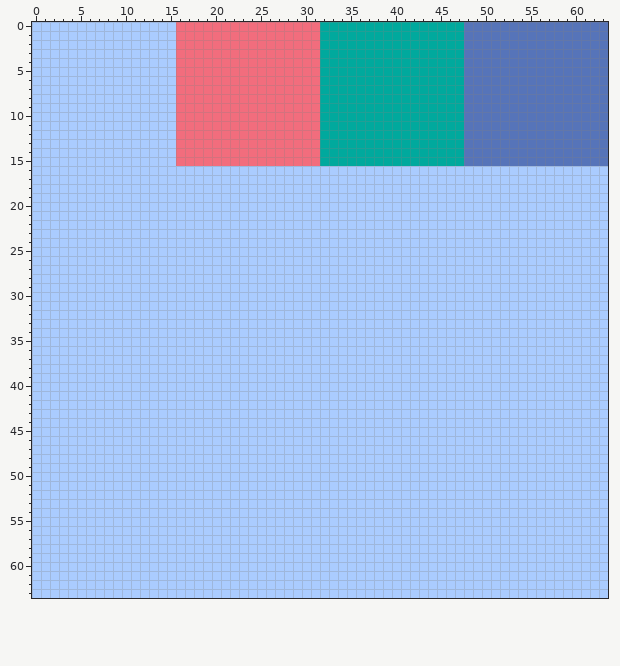
Pixel-art sprite: images/tileset-plain.png. Above: the version before the commit.
The file is 64x64 pixels.
After:
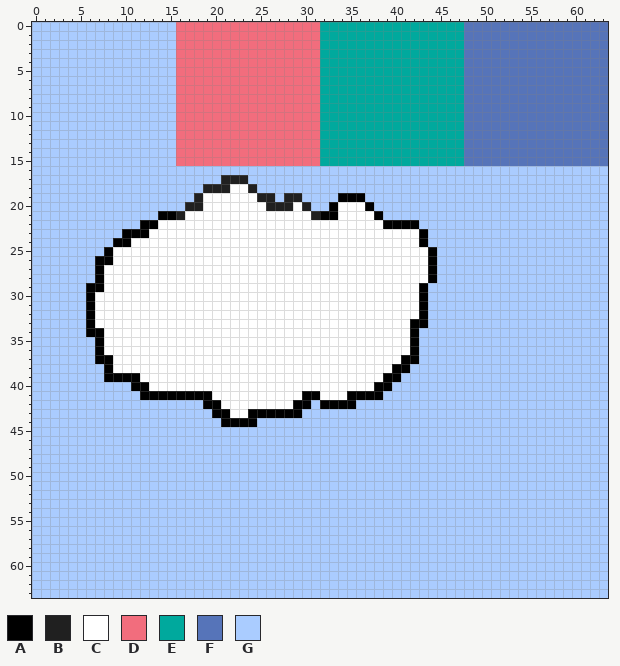
Palette (. is transparent): A #000000  B #202020  C #ffffff  D #f26d7d  E #00a99d  F #5674b9  G #aaccff
The edit:
Changed rows in their new state; - is an unchanged pixel.
first column x 6:
17 ---------------BBB---------------------
18 -------------BBBCCB--------------------
19 ------------BCCCCCCBB-BB----AAA--------
20 -----------BBCCCCCCCBBBCB--ACCCA-------
21 --------AABCCCCCCCCCCCCCCBAACCCCA------
22 ------AACCCCCCCCCCCCCCCCCCCCCCCCCAAAA--
23 ----AAACCCCCCCCCCCCCCCCCCCCCCCCCCCCCCA-
24 ---AACCCCCCCCCCCCCCCCCCCCCCCCCCCCCCCCA-
25 --ACCCCCCCCCCCCCCCCCCCCCCCCCCCCCCCCCCCA
26 -AACCCCCCCCCCCCCCCCCCCCCCCCCCCCCCCCCCCA
27 -ACCCCCCCCCCCCCCCCCCCCCCCCCCCCCCCCCCCCA
28 -ACCCCCCCCCCCCCCCCCCCCCCCCCCCCCCCCCCCCA
29 AACCCCCCCCCCCCCCCCCCCCCCCCCCCCCCCCCCCA-
30 ACCCCCCCCCCCCCCCCCCCCCCCCCCCCCCCCCCCCA-
31 ACCCCCCCCCCCCCCCCCCCCCCCCCCCCCCCCCCCCA-
32 ACCCCCCCCCCCCCCCCCCCCCCCCCCCCCCCCCCCCA-
33 ACCCCCCCCCCCCCCCCCCCCCCCCCCCCCCCCCCCAA-
34 AACCCCCCCCCCCCCCCCCCCCCCCCCCCCCCCCCCA--
35 -ACCCCCCCCCCCCCCCCCCCCCCCCCCCCCCCCCCA--
36 -ACCCCCCCCCCCCCCCCCCCCCCCCCCCCCCCCCCA--
37 -AACCCCCCCCCCCCCCCCCCCCCCCCCCCCCCCCAA--
38 --ACCCCCCCCCCCCCCCCCCCCCCCCCCCCCCCAA---
39 --AAAACCCCCCCCCCCCCCCCCCCCCCCCCCCAA----
40 -----AACCCCCCCCCCCCCCCCCCCCCCCCCAA-----
41 ------AAAAAAAACCCCCCCCCCAACCCAAAA------
42 -------------AACCCCCCCCAA-AAAA---------
43 --------------AACCAAAAAA---------------
44 ---------------AAAA--------------------
Boxes around the changes in both pictures, in picture pixels (x1, y1, x2, y2):
changed: (86, 175, 437, 427)
